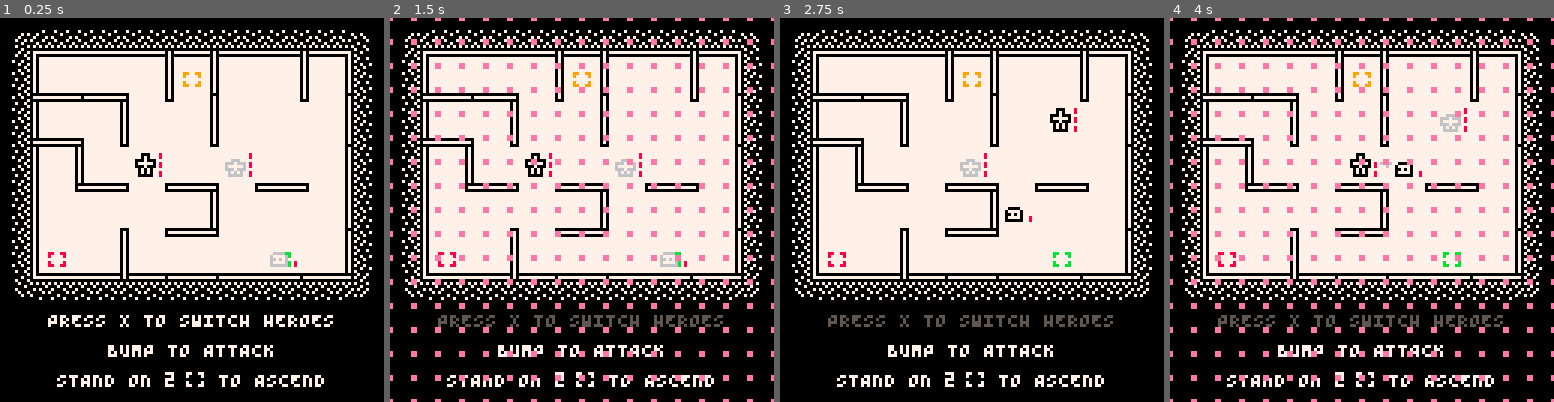
Above: before the commit, frames 1-4 (left to right).
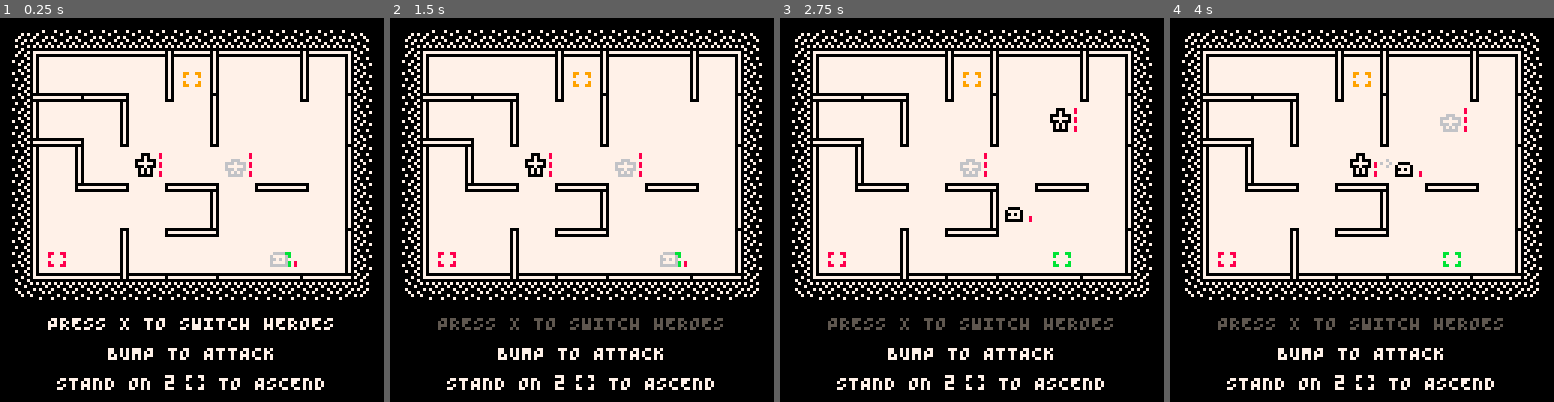
Above: after the commit, the same moments.

Repository: taylordolan/grid-folks
Game: PICO-8 cartridge grid_folks.p8
The game is run twice, just before and just after one commit, with the same random seed, the same clock (stepped at 60 frames per second) and the same inputs.
Inputs:
- Up to frame 1 (0.25 s): no input
- Up to frame 2 (1.5 s): tap X (X key) at 0.33, 1.07 s; tap O (Z key) at 0.7 s
- Up to frame 3 (2.75 s): hold Right 1.6-2.1 s; tap O (Z key) at 1.7, 2.1, 2.5 s; tap X (X key) at 1.85 s; hold Up 2.15-2.42 s; hold Right from 2.47 s (still down)
- Up to frame 4 (4 s): tap O (Z key) at 2.9, 3.3, 3.7 s; tap X (X key) at 2.97 s; release Right at 3.03 s; hold Left 3.08-3.58 s; hold Down 3.63-3.97 s

The runs differ from the first frame. In frame 1, 2.6% of the frame differs, in the area x 12-87%, y 77-97%; in frame 2, 8.7%, in the area x 0-100%, y 0-100%; in frame 3, 2.6%; in frame 4, 8.7%.

Commit message:
alignment fixes

Diff:
--- a/grid_folks.p8
+++ b/grid_folks.p8
@@ -10,7 +10,7 @@
 -- [x] design player totems
 -- [x] update instruction graphic (with plus signs and totems)
 -- [x] explain totems
--- [ ] make sure everything is aligned
+-- [x] make sure everything is aligned
 -- [ ] update game balance
 -- [ ] dash enemies should fill totems they touch while dashing
 -- [ ] write new instructions for itch page
@@ -402,8 +402,8 @@
 		else
 			msg = small("you escaped! +100 gold")
 		end
-		local msg_x = 65 - (#msg * 4) / 2
-		local msg_y = 98
+		local msg_x = 64 - (#msg * 4) / 2
+		local msg_y = 99
 		print(msg, msg_x, msg_y, 007)
 		-- line 2
 		if depth != 0 then
@@ -412,12 +412,12 @@
 		else
 			msg = small("final score: " .. score)
 		end
-		msg_x = 65 - (#msg * 4) / 2
+		msg_x = 64 - (#msg * 4) / 2
 		msg_y += 10
 		print(msg, msg_x, msg_y, 007)
 		-- line 3
 		msg = small("press x to restart")
-		msg_x = 65 - (#msg * 4) / 2
+		msg_x = 64 - (#msg * 4) / 2
 		msg_y += 10
 		print(msg, msg_x, msg_y, 005)
 	elseif not (has_switched and has_bumped and has_advanced) then
@@ -426,7 +426,7 @@
 
 		local _a = small("press x to switch heroes")
 		local _x = 64 - #_a*2
-		local _y = 98
+		local _y = 99
 		print(_a, _x, _y, has_switched and 005 or 007)
 
 		local _a = small("bump to attack")
@@ -531,48 +531,48 @@
 		-- draw instructions area
 		-- depth
 		local msg = small("depth")
-		print(msg, 11, 98, 007)
-		print(depth, 34, 98, 007)
+		print(msg, 11, 99, 007)
+		print(depth, 34, 99, 007)
 		-- score
 		local text = small("gold")
 		local num = score .. ""
-		print(text, 118 - #text * 4, 98, 007)
-		print(num, 99 - #num * 4, 98, 007)
+		print(text, 118 - #text * 4, 99, 007)
+		print(num, 99 - #num * 4, 99, 007)
 		-- instructions
-		spr(032, 11, 105, 7, 1) -- green
-    spr(048, 11, 115, 7, 1) -- blue
-		spr(039, 70, 105, 6, 1) -- orange
-    spr(055, 70, 115, 6, 1) -- red
+		spr(032, 11, 106, 7, 1) -- green
+    spr(048, 11, 116, 7, 1) -- blue
+		spr(039, 70, 106, 6, 1) -- orange
+    spr(055, 70, 116, 6, 1) -- red
 	end
 
 	for next in all(effects) do
 		next:draw()
 	end
 
-	if debug then
-		local x = 0
-		local y = 0
-		print("wip dev deets", x, y+1, 000)
-		print("wip dev deets", x, y, 008)
-		y += 10
-		print("turns: " .. turns, x, y+1, 000)
-		print("turns: " .. turns, x, y, 008)
-		y += 10
-		print("spawn rate: " .. spawn_rate, x, y+1, 000)
-		print("spawn rate: " .. spawn_rate, x, y, 008)
-	end
+	-- if debug then
+	-- 	local x = 0
+	-- 	local y = 0
+	-- 	print("wip dev deets", x, y+1, 000)
+	-- 	print("wip dev deets", x, y, 008)
+	-- 	y += 10
+	-- 	print("turns: " .. turns, x, y+1, 000)
+	-- 	print("turns: " .. turns, x, y, 008)
+	-- 	y += 10
+	-- 	print("spawn rate: " .. spawn_rate, x, y+1, 000)
+	-- 	print("spawn rate: " .. spawn_rate, x, y, 008)
+	-- end
 
   -- draw grid
-  if grid then
-    for x = -1, 128, 8 do
-      for y = -1, 128, 8 do
-        pset(x, y, 014)
-        pset(x+1, y, 014)
-        pset(x, y+1, 014)
-        pset(x+1, y+1, 014)
-      end
-    end
-  end
+  -- if grid then
+  --   for x = -1, 128, 8 do
+  --     for y = -1, 128, 8 do
+  --       pset(x, y, 014)
+  --       pset(x+1, y, 014)
+  --       pset(x, y+1, 014)
+  --       pset(x+1, y+1, 014)
+  --     end
+  --   end
+  -- end
 end
 
 function copy(_a)
